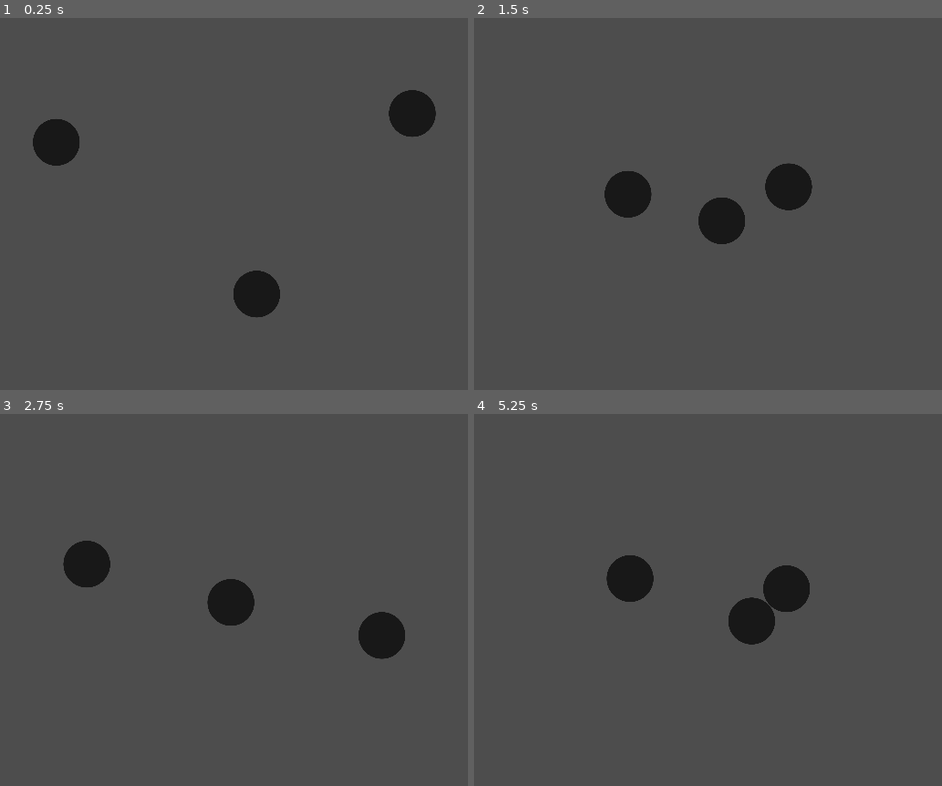
Above: before the commit, frames 1-4 (two rows, left to right).
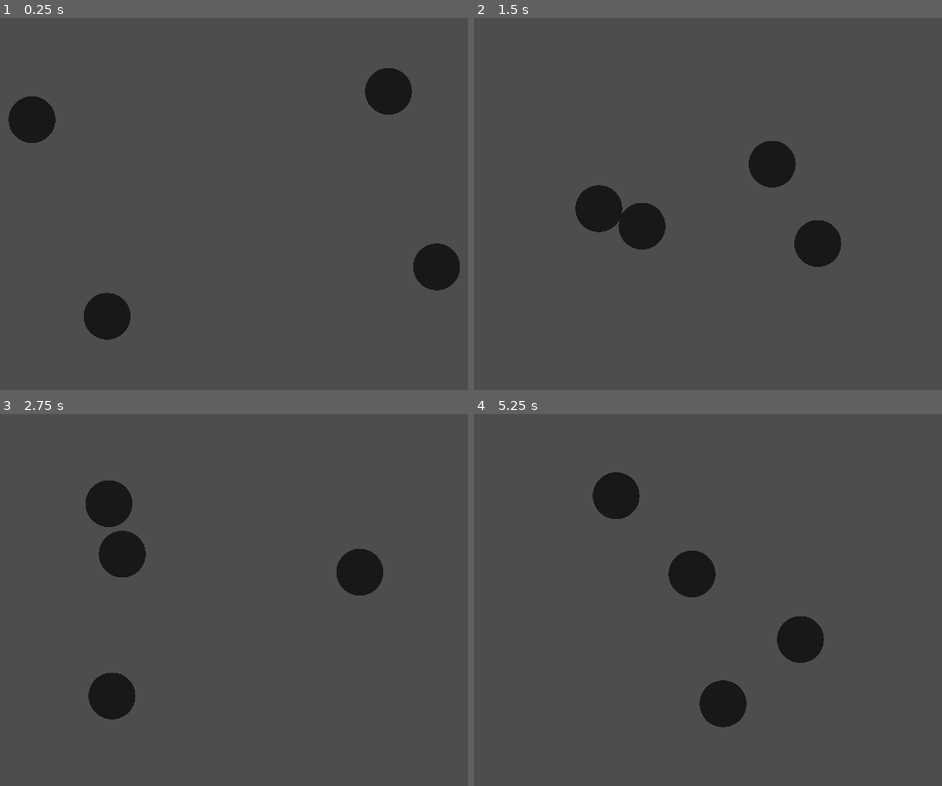
Above: after the commit, the same moments.

Repository: hackerzilla/OrbitingBodies
Game: Godot game, scene res://simulation.tscn
Same seed, same stepped clock (60 frames per second), same inputs: the game is played once before the commit and once after it.
Inputs:
- Up to frame 1 (0.25 s): no input
- Up to frame 2 (1.5 s): no input
- Up to frame 3 (2.75 s): no input
- Up to frame 4 (5.25 s): no input

The runs differ from the first frame. In frame 1, 6.2% of the frame differs, in the area x 1-99%, y 13-87%; in frame 2, 5.7%; in frame 3, 6.7%; in frame 4, 6.9%, in the area x 25-75%, y 15-85%.

Commit message:
Four bodies.

Diff:
--- a/simulation.tscn
+++ b/simulation.tscn
@@ -19,4 +19,7 @@
 position = Vector2(1389, 340)
 
 [node name="Body3" parent="Bodies" instance=ExtResource("1_ij74s")]
-position = Vector2(974, 825)
+position = Vector2(1519, 816)
+
+[node name="Body4" parent="Bodies" instance=ExtResource("1_ij74s")]
+position = Vector2(641, 947)
